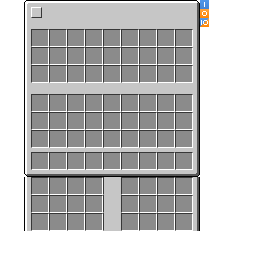
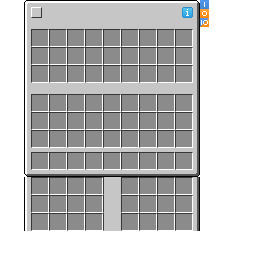
Revision of a layered 256x256 image; what changed, layer by layer:
showed group "Info Icon #1" (8 layers) over [182, 7, 193, 18]
